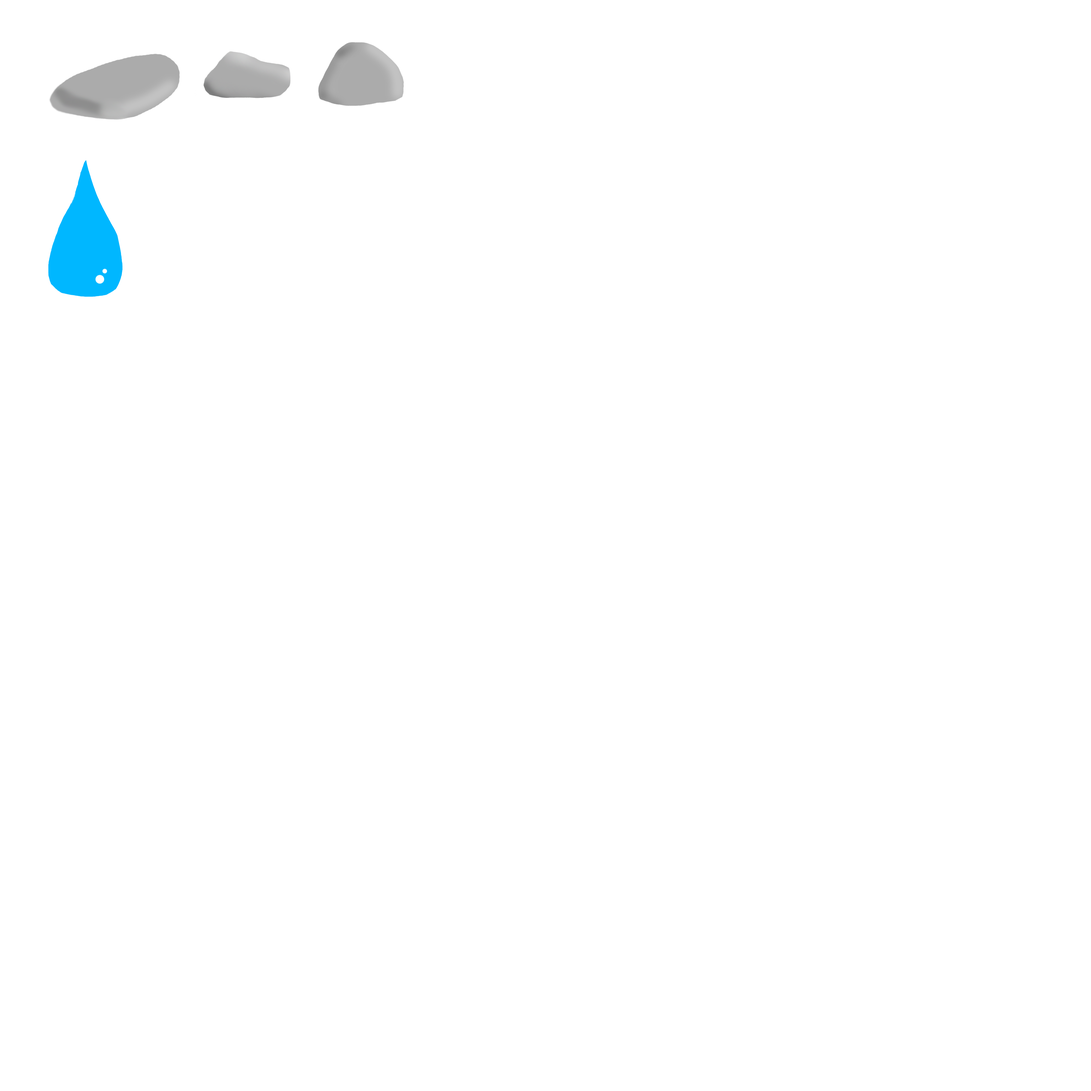
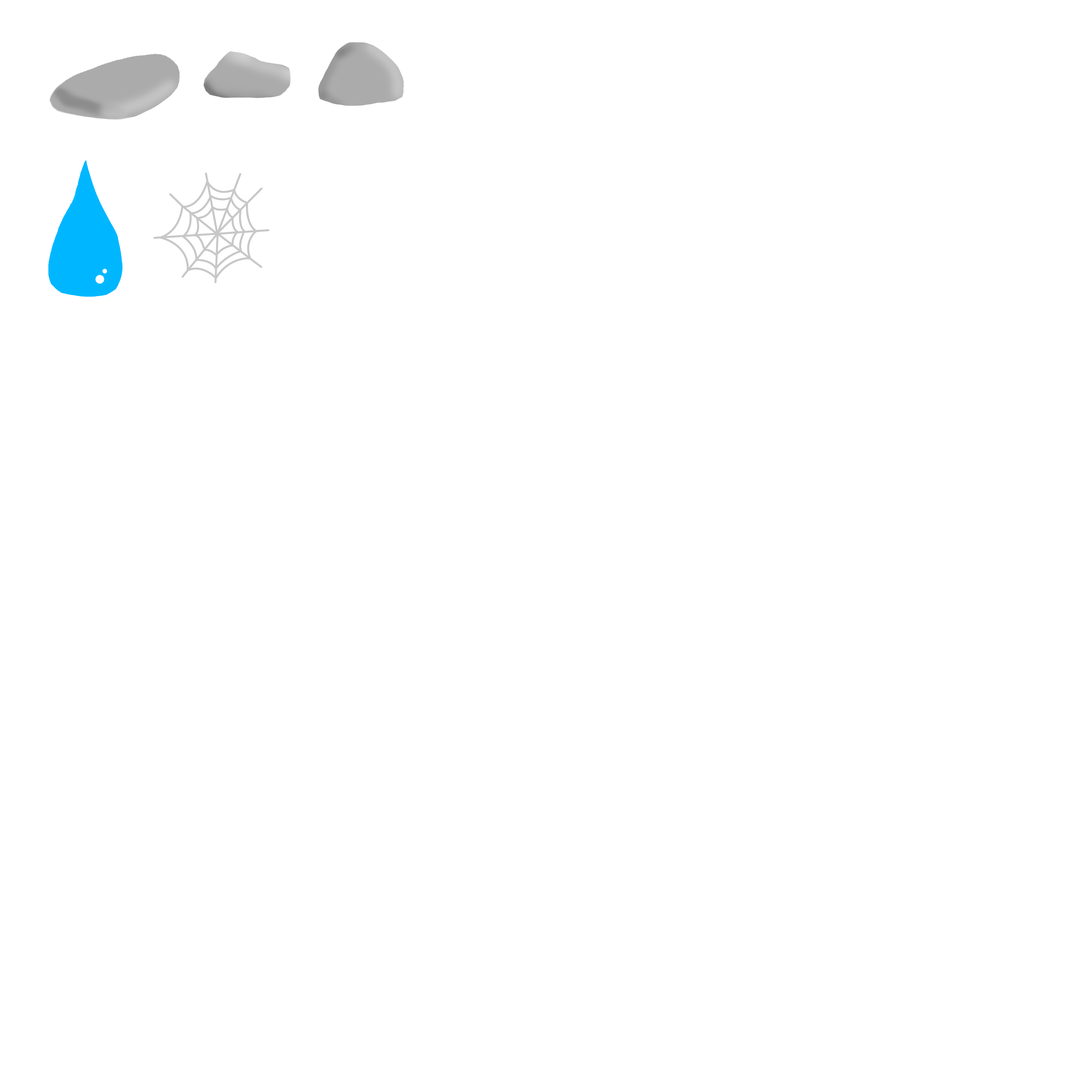
The second 1091 × 1091 image is a revision of the first. Changes to its layers:
added layer "Spider Webs" above "Rocks" over [153, 172, 270, 284]
